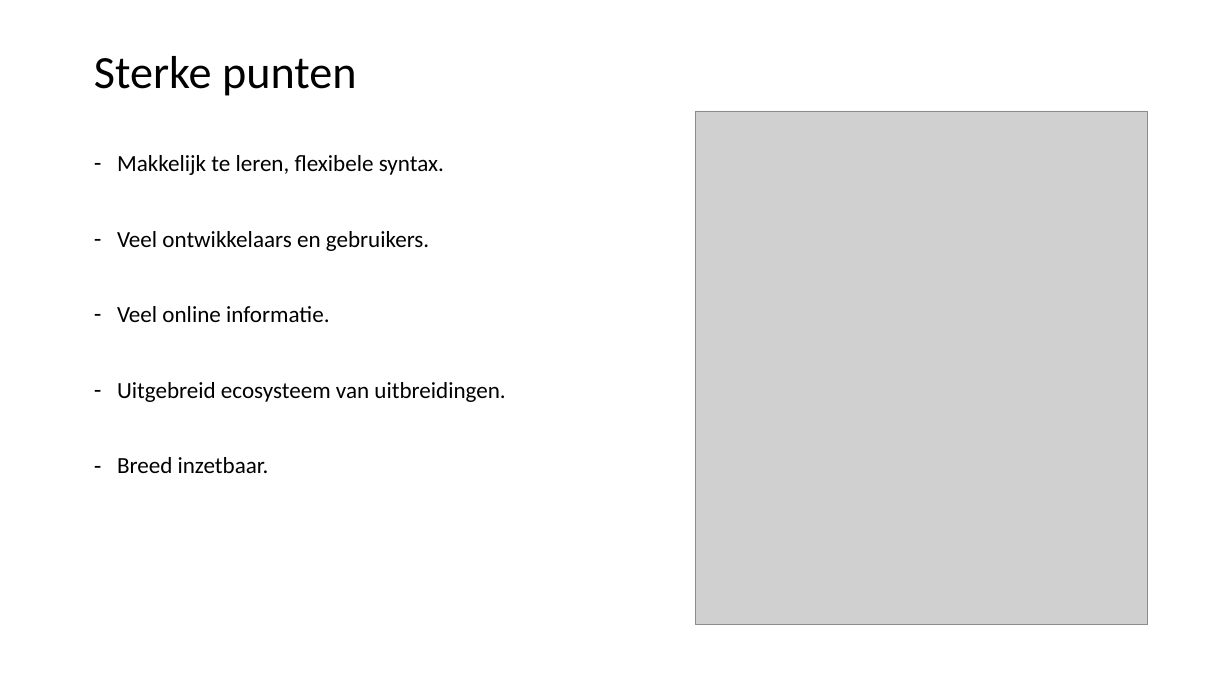
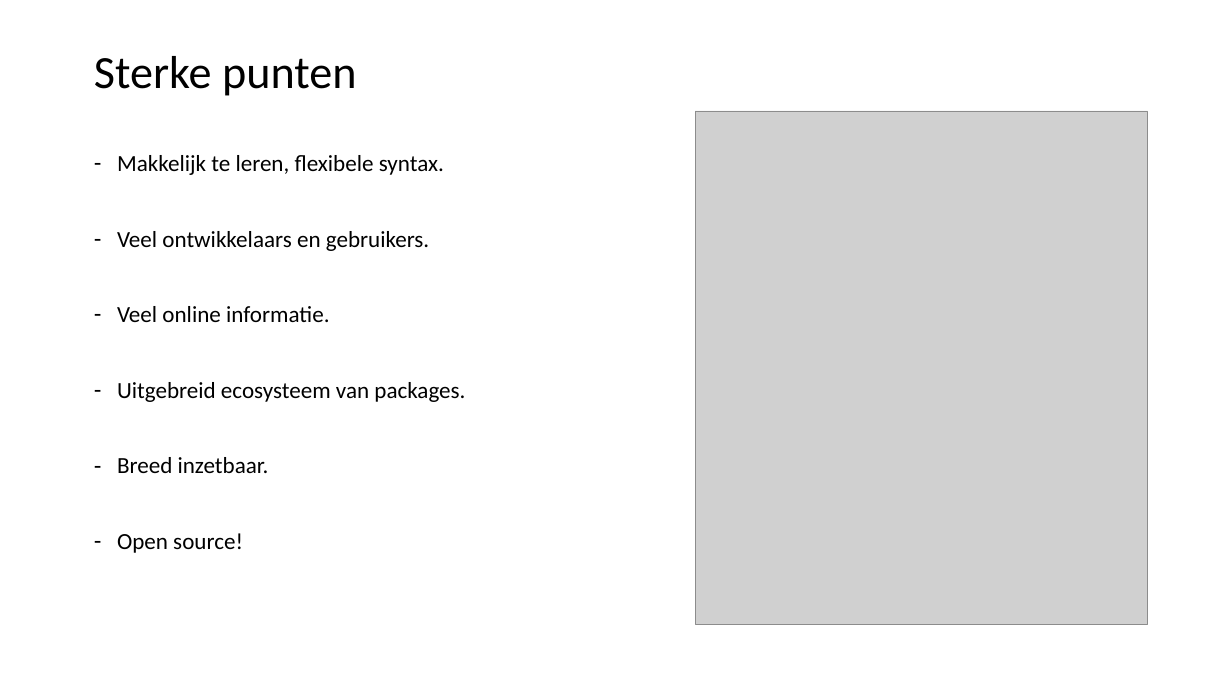
Before and after one commit to LFKoning/knowledge-sharing, a slide deck: slide 4 of python_course_4p/1_venv_package/1_venv_package.pptx. Drawn at 1232x693 pixels with LibreOffice and Linux fonts; fonts in the diff are those of the drawing; grey boxes stand for pictures. Boxes give left, top, right and bottom in pixels: in the first picture for what was removed or moved away, otherwise in the second. Text is boxed around its words. In the diff, an @@ line names an element or a change of style, - is before the commit and + after.

```diff
--- a/python_course_4p/1_venv_package/1_venv_package.pptx
+++ b/python_course_4p/1_venv_package/1_venv_package.pptx
@@ text at bbox=[117, 382, 465, 402]: text changed @@
-– Uitgebreid ecosysteem van uitbreidingen.
+– Uitgebreid ecosysteem van packages.
@@ text at bbox=[117, 533, 243, 553]: paragraph added @@
+– Open source!
```
Also in this commit, not shown: 8 other slides changed, 2 slides added, 1 other file.
